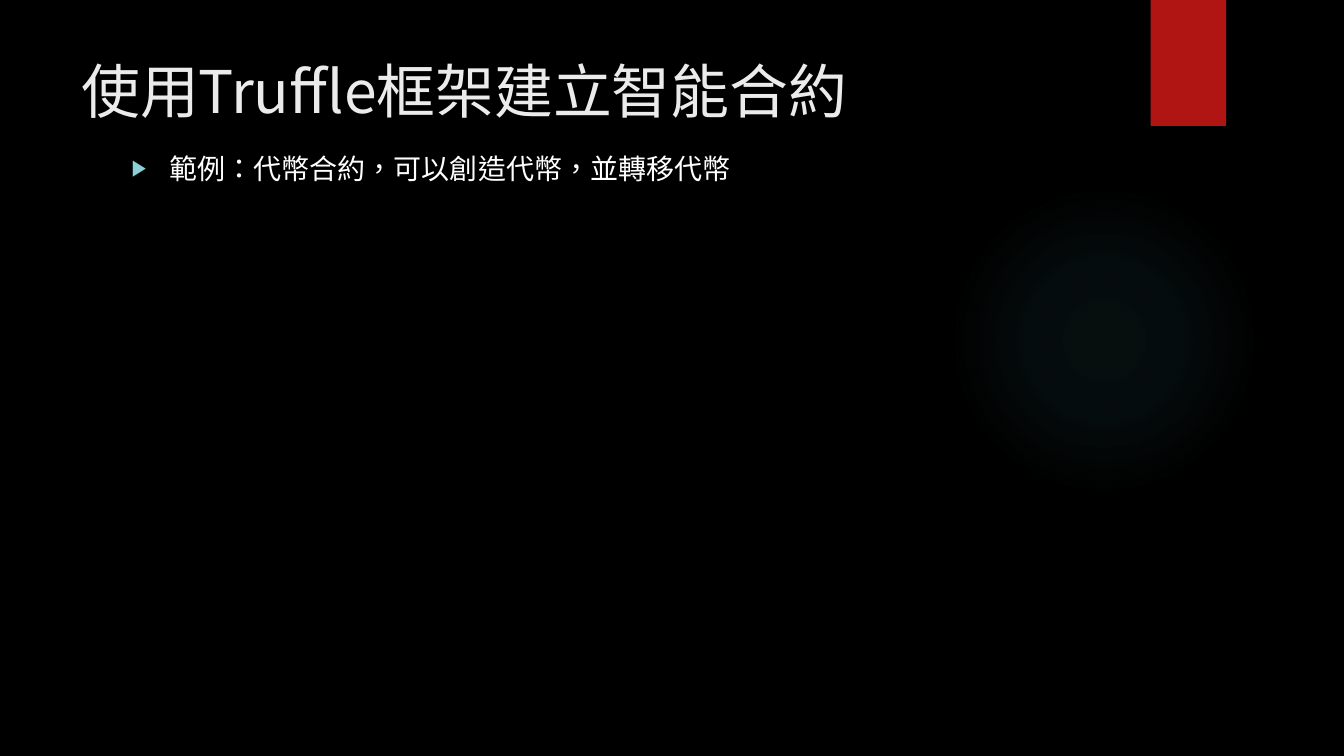
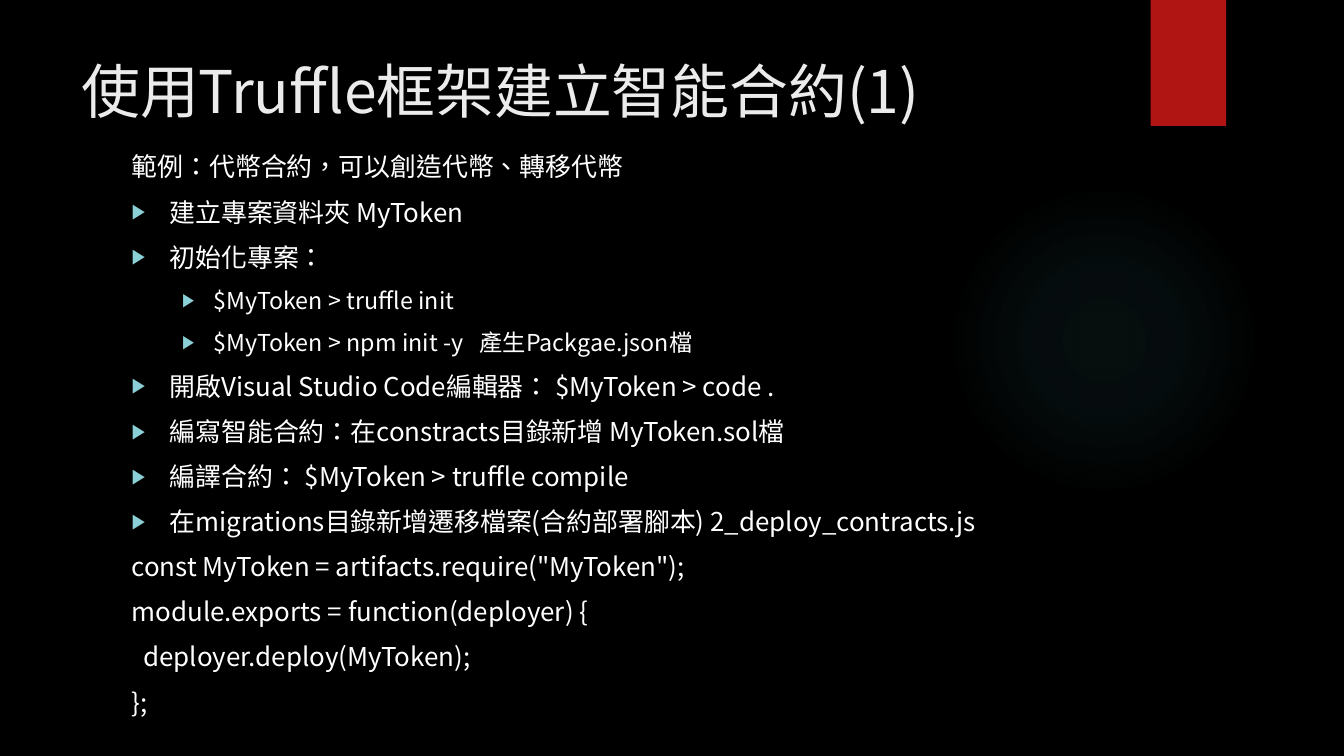
Before and after one commit to wtpai/DAppGit, a slide deck: slide 20 of 區塊鏈─智能合約實作.pptx. Drawn at 1344x756 pixels with LibreOffice and Linux fonts; fonts in the diff are those of the drawing; background and template pictures are left out. Boxes give left, top, right and bottom in pixels: in the first picture for what was removed or moved away, otherwise in the second. Text is boxed around its words. In the diff, an @@ line names an element or a change of style, - is before the commit and + after.

```diff
--- a/區塊鏈─智能合約實作.pptx
+++ b/區塊鏈─智能合約實作.pptx
@@ title at bbox=[81, 63, 919, 125]: text changed @@
-使用Truffle框架建立智能合約
+使用Truffle框架建立智能合約(1)
@@ text at bbox=[132, 154, 975, 672]: text changed; size 20 to 18.5 pt @@
-▶ 範例：代幣合約，可以創造代幣，並轉移代幣
+範例：代幣合約，可以創造代幣、轉移代幣
+▶ 建立專案資料夾 MyToken
+▶ 初始化專案：
+  ▶ $MyToken > truffle init
+  ▶ $MyToken > npm init -y 產生Packgae.json檔
+▶ 開啟Visual Studio Code編輯器： $MyToken > code .
+▶ 編寫智能合約：在constracts目錄新增 MyToken.sol檔
+▶ 編譯合約： $MyToken > truffle compile
+▶ 在migrations目錄新增遷移檔案(合約部署腳本) 2_deploy_contracts.js
+const MyToken = artifacts.require("MyToken");
+module.exports = function(deployer) {
+deployer.deploy(MyToken);
+};
```
Also in this commit, not shown: 7 other slides changed, 3 slides added, 13 other files.
